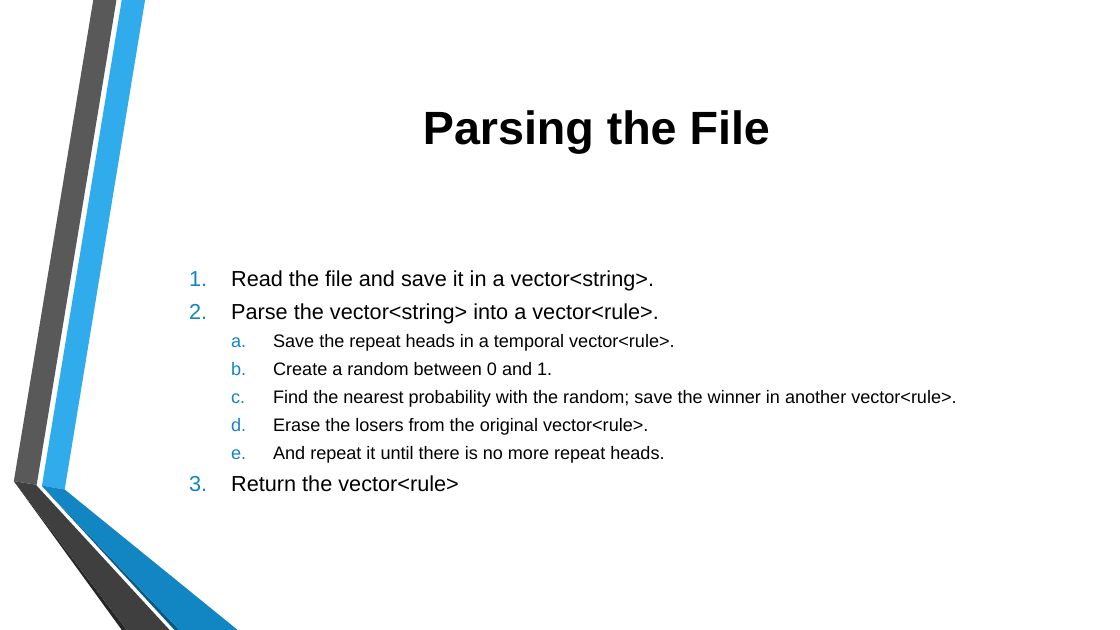
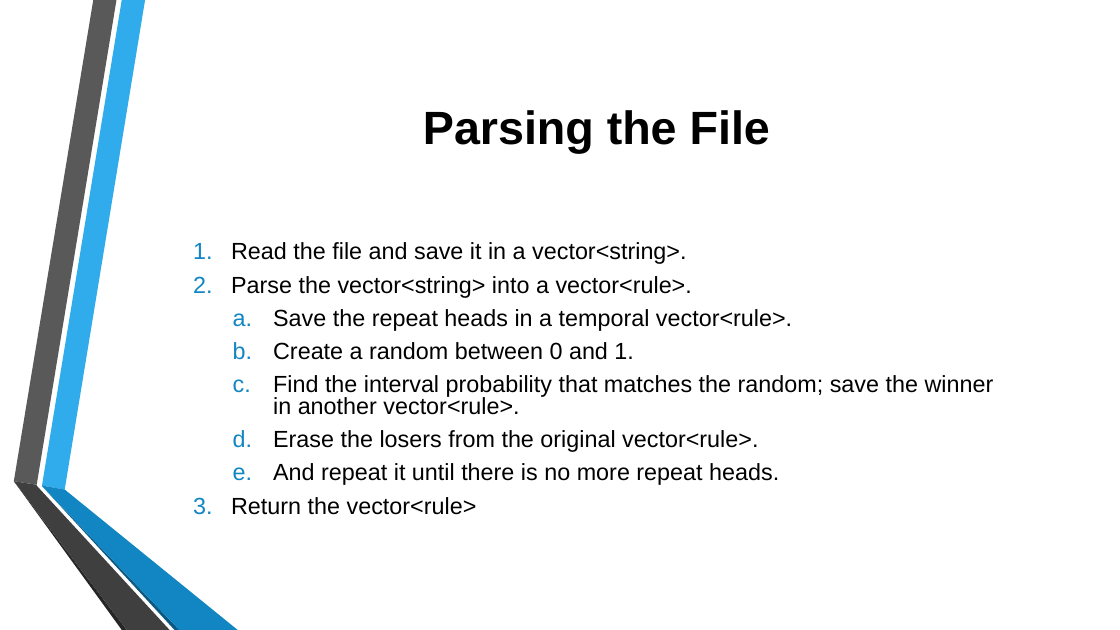
Before and after one commit to jtrillos/ProceduralModelingProject, a slide deck: slide 14 of Final Presentation.pptx. Drawn at 1120x630 pixels with LibreOffice and Linux fonts; fonts in the diff are those of the drawing; background and template pictures are left out. Boxes give left, top, right and bottom in pixels: in the first picture for what was removed or moved away, otherwise in the second. Text is boxed around its words. In the diff, an @@ line names an element or a change of style, - is before the commit and + after.

```diff
--- a/Final Presentation.pptx
+++ b/Final Presentation.pptx
@@ text at <box>231,242,792,515</box>: size 18.6 to 20 pt in "Read the file and save it in ...", "Parse the vector<string> into a vector<rule>.", "Return the vector<rule>"; size 15.5 to 20 pt in "Save the repeat heads in a temporal ...", "Create a random between 0 and 1.", "Erase the losers from the original vector<rule>.", "And repeat it until there is no ..."; indent changed @@
@@ text at <box>273,375,994,415</box>: text changed; size 15.5 to 20 pt @@
-  c. Find the nearest probability with the random; save the winner in another vector<rule>.
+  c. Find the interval probability that matches the random; save the winner in another vector<rule>.
```
Also in this commit, not shown: 7 other slides changed, 1 other file.
